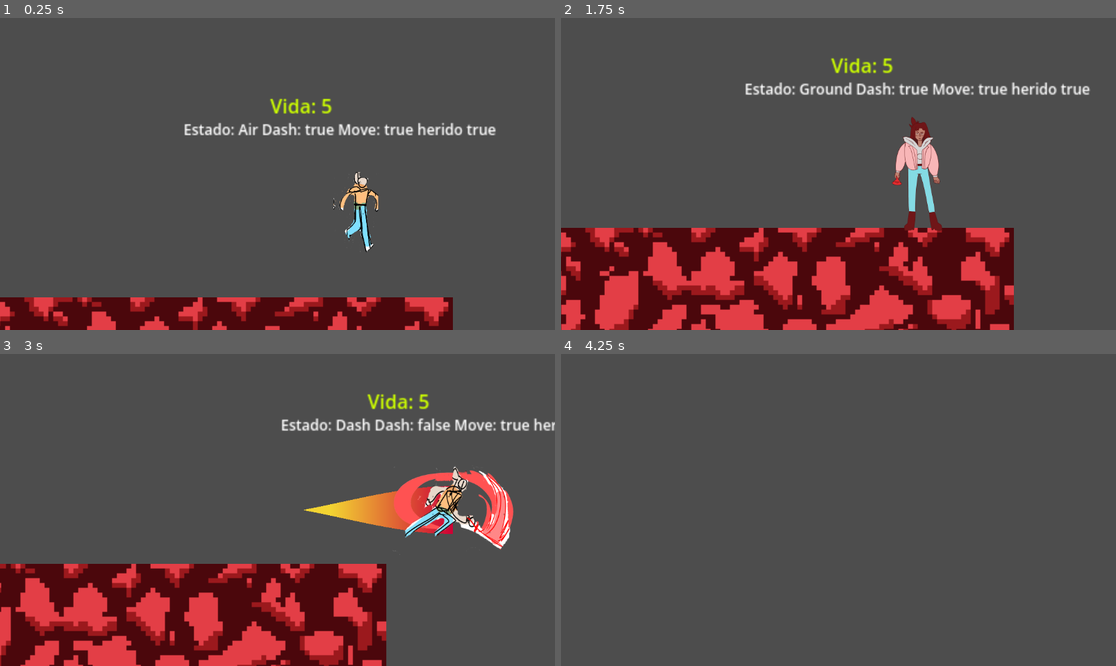
Above: before the commit, frames 1-4 (two rows, left to right).
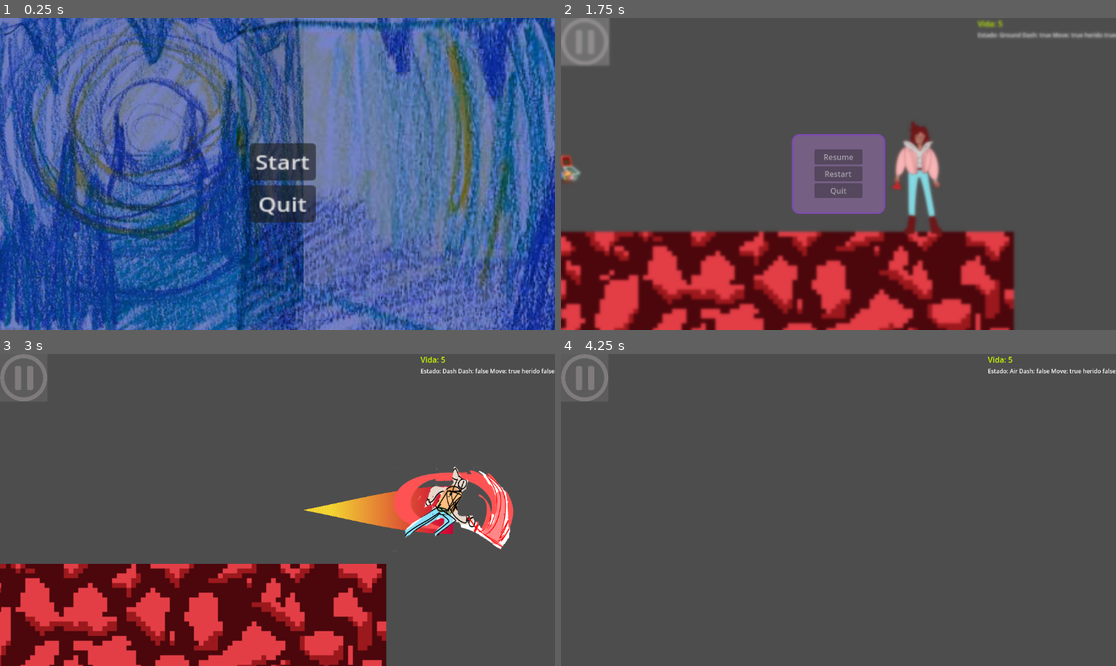
Above: after the commit, the same moments.

Repository: GuillermoC66/Interna
Game: Godot game, scene res://ESCENAS/StartMenu.tscn
Same seed, same stepped clock (60 frames per second), same inputs: the game is played once before the commit and once after it. Before the commit the project starts from res://ESCENAS/elmundo.tscn.
Inputs (mouse positions are in pixels of both pictures, inside the frame that each line leads up to):
- Up to frame 1 (0.25 s): no input
- Up to frame 2 (1.75 s): click (844, 161) at 0.5 s, where only the run after the commit has a clickable "Start"; click (583, 42) at 1.27 s
- Up to frame 3 (3 s): click (277, 494) at 2 s, where only the run after the commit has a clickable "Resume"; hold Right (ui_right) from 2.78 s (still down); hold X (dash) from 2.78 s (still down)
- Up to frame 4 (4.25 s): keep holding Right (ui_right); tap Space (ui_select) at 3.02, 3.77 s; release X (dash) at 3.53 s; tap Shift (walk) at 3.6 s

The runs differ from the first frame. In frame 1, 99% of the frame differs, in the area x 0-100%, y 0-100%; in frame 2, 16%; in frame 3, 2.1%; in frame 4, 0.7%.

Commit message:
menus
what says on the tin

Diff:
--- a/ESCENAS/Player.tscn
+++ b/ESCENAS/Player.tscn
@@ -1,10 +1,9 @@
-[gd_scene load_steps=112 format=3 uid="uid://cka2icva25c4q"]
+[gd_scene load_steps=108 format=3 uid="uid://cka2icva25c4q"]
 
 [ext_resource type="Script" path="res://SCRIPTS/Player.gd" id="1_5qni1"]
 [ext_resource type="Shape2D" uid="uid://dacdhcjw367h" path="res://RECURSOS/collisionStand.tres" id="1_u1gde"]
 [ext_resource type="Texture2D" uid="uid://c7aus3po250nc" path="res://SPRITES/AnimacionesPJ/AnimacionesTemp/idles.png" id="2_0q5o2"]
 [ext_resource type="Texture2D" uid="uid://co1oklpbp2o2n" path="res://SPRITES/AnimacionesPJ/05 Idle/IDLE_01.png" id="2_eyxdb"]
-[ext_resource type="Script" path="res://SCRIPTS/LifeLabel.gd" id="2_nv3v7"]
 [ext_resource type="Texture2D" uid="uid://fa4kwjnad1w8" path="res://SPRITES/AnimacionesPJ/AnimacionesTemp/dash.png" id="4_0rr4p"]
 [ext_resource type="Texture2D" uid="uid://bco8y6yhnyvrh" path="res://SPRITES/AnimacionesPJ/05 Idle/IDLE_02.png" id="4_s7jb4"]
 [ext_resource type="Texture2D" uid="uid://cultpwscf0xum" path="res://SPRITES/AnimacionesPJ/AnimacionesTemp/yeowch.png" id="5_0rpkc"]
@@ -33,7 +32,6 @@
 [ext_resource type="Texture2D" uid="uid://bxhgyqyvfxstr" path="res://SPRITES/AnimacionesPJ/04 Stop/STOP_07.png" id="24_00yqk"]
 [ext_resource type="Texture2D" uid="uid://bp8nrs3cxjknd" path="res://SPRITES/AnimacionesPJ/02 caminar-correr trans/CAMCORTRANS_01.png" id="26_52q4x"]
 [ext_resource type="Texture2D" uid="uid://i55m10vpg048" path="res://SPRITES/AnimacionesPJ/02 caminar-correr trans/CAMCORTRANS_02.png" id="27_4dy1l"]
-[ext_resource type="Script" path="res://SCRIPTS/debugLabel.gd" id="31_5mejc"]
 [ext_resource type="Script" path="res://SCRIPTS/StateMachine.gd" id="32_pc6an"]
 [ext_resource type="Script" path="res://SCRIPTS/GroundState.gd" id="33_av4f8"]
 [ext_resource type="Script" path="res://SCRIPTS/AirState.gd" id="34_kidm3"]
@@ -705,12 +703,6 @@
 "name": &"walk",
 "speed": 5.0
 }]
-
-[sub_resource type="LabelSettings" id="LabelSettings_abha5"]
-font_size = 12
-
-[sub_resource type="LabelSettings" id="LabelSettings_13tov"]
-font_color = Color(0.803922, 1, 0, 1)
 
 [sub_resource type="AnimationNodeAnimation" id="AnimationNodeAnimation_70lj0"]
 animation = &"IdleToWalk"
@@ -883,26 +875,6 @@
 offset = Vector2(200, 0)
 position_smoothing_enabled = true
 
-[node name="Debug" type="Label" parent="Camera2D" node_paths=PackedStringArray("maquinaEstado")]
-offset_left = 1.99999
-offset_top = -79.2
-offset_right = 106.0
-offset_bottom = -56.2
-text = "w"
-label_settings = SubResource("LabelSettings_abha5")
-script = ExtResource("31_5mejc")
-maquinaEstado = NodePath("../../StateMachine")
-
-[node name="Life" type="Label" parent="Camera2D" node_paths=PackedStringArray("player")]
-offset_left = 73.6
-offset_top = -102.0
-offset_right = 118.6
-offset_bottom = -79.0
-text = "wawa"
-label_settings = SubResource("LabelSettings_13tov")
-script = ExtResource("2_nv3v7")
-player = NodePath("../..")
-
 [node name="AnimationTree" type="AnimationTree" parent="."]
 tree_root = SubResource("AnimationNodeStateMachine_pkx8b")
 anim_player = NodePath("../AnimationPlayer")
--- /dev/null
+++ b/ESCENAS/StartMenu.gd
@@ -0,0 +1,15 @@
+extends Control
+
+@onready var test_level = preload("res://ESCENAS/elmundo.tscn") as PackedScene
+@onready var startButton : Button = $PanelContainer/VBoxContainer/StartButton
+@onready var quitButton : Button = $PanelContainer/VBoxContainer/QuitButton
+
+func _ready():
+	startButton.button_down.connect(_on_start_button_pressed)
+	quitButton.button_down.connect(_on_quit_button_pressed)
+
+func _on_start_button_pressed():
+	get_tree().change_scene_to_packed(test_level)
+
+func _on_quit_button_pressed():
+	get_tree().quit()
--- /dev/null
+++ b/ESCENAS/StartMenu.tscn
@@ -0,0 +1,89 @@
+[gd_scene load_steps=10 format=3 uid="uid://dk8nrpixe5323"]
+
+[ext_resource type="Script" path="res://ESCENAS/StartMenu.gd" id="1_01i1c"]
+[ext_resource type="Texture2D" uid="uid://d3c48xy8hr46h" path="res://RECURSOS/backchido2.bmp" id="2_fhhi1"]
+[ext_resource type="Texture2D" uid="uid://cjqpwybrggg12" path="res://RECURSOS/backchido.bmp" id="3_v7mmk"]
+
+[sub_resource type="CanvasItemMaterial" id="CanvasItemMaterial_v5ppw"]
+blend_mode = 3
+
+[sub_resource type="CanvasItemMaterial" id="CanvasItemMaterial_d1fhn"]
+blend_mode = 3
+
+[sub_resource type="Animation" id="Animation_o7r2q"]
+resource_name = "show"
+
+[sub_resource type="Animation" id="Animation_db36x"]
+length = 0.001
+
+[sub_resource type="AnimationLibrary" id="AnimationLibrary_57fi1"]
+_data = {
+"RESET": SubResource("Animation_db36x"),
+"show": SubResource("Animation_o7r2q")
+}
+
+[sub_resource type="StyleBoxFlat" id="StyleBoxFlat_gk0fb"]
+bg_color = Color(0.6, 0.6, 0.6, 0)
+
+[node name="Control" type="Control"]
+layout_mode = 3
+anchors_preset = 15
+anchor_right = 1.0
+anchor_bottom = 1.0
+grow_horizontal = 2
+grow_vertical = 2
+script = ExtResource("1_01i1c")
+
+[node name="ColorRect" type="ColorRect" parent="."]
+clip_contents = true
+layout_mode = 1
+anchors_preset = 15
+anchor_right = 1.0
+anchor_bottom = 1.0
+grow_horizontal = 2
+grow_vertical = 2
+color = Color(0.485289, 0.540444, 0.813537, 1)
+
+[node name="Backchido2" type="Sprite2D" parent="ColorRect"]
+material = SubResource("CanvasItemMaterial_v5ppw")
+position = Vector2(909, 331.063)
+scale = Vector2(2.54027, 3.19867)
+texture = ExtResource("2_fhhi1")
+
+[node name="Backchido" type="Sprite2D" parent="ColorRect"]
+material = SubResource("CanvasItemMaterial_d1fhn")
+position = Vector2(295, 309)
+scale = Vector2(1.675, 1.51327)
+texture = ExtResource("3_v7mmk")
+
+[node name="AnimationPlayer" type="AnimationPlayer" parent="."]
+libraries = {
+"": SubResource("AnimationLibrary_57fi1")
+}
+
+[node name="PanelContainer" type="PanelContainer" parent="."]
+layout_mode = 0
+offset_left = 518.0
+offset_top = 260.0
+offset_right = 564.0
+offset_bottom = 326.0
+scale = Vector2(3, 2.5)
+theme_override_styles/panel = SubResource("StyleBoxFlat_gk0fb")
+
+[node name="VBoxContainer" type="VBoxContainer" parent="PanelContainer"]
+clip_contents = true
+layout_mode = 2
+size_flags_horizontal = 4
+size_flags_vertical = 4
+
+[node name="StartButton" type="Button" parent="PanelContainer/VBoxContainer"]
+layout_mode = 2
+text = "Start"
+
+[node name="QuitButton" type="Button" parent="PanelContainer/VBoxContainer"]
+layout_mode = 2
+text = "Quit
+"
+
+[connection signal="pressed" from="PanelContainer/VBoxContainer/StartButton" to="." method="_on_start_button_pressed"]
+[connection signal="pressed" from="PanelContainer/VBoxContainer/QuitButton" to="." method="_on_quit_button_pressed"]
--- a/ESCENAS/elmundo.tscn
+++ b/ESCENAS/elmundo.tscn
@@ -1,9 +1,23 @@
-[gd_scene load_steps=5 format=3 uid="uid://dd4afugxoeau4"]
+[gd_scene load_steps=12 format=3 uid="uid://dd4afugxoeau4"]
 
 [ext_resource type="PackedScene" uid="uid://cka2icva25c4q" path="res://ESCENAS/Player.tscn" id="1_fk75c"]
 [ext_resource type="PackedScene" uid="uid://db0o73xiuq118" path="res://ESCENAS/PRIMERPISO.tscn" id="2_7xmnr"]
 [ext_resource type="PackedScene" uid="uid://buljphv8tli08" path="res://ESCENAS/enemy.tscn" id="4_jtvnr"]
 [ext_resource type="PackedScene" uid="uid://cf7mi3nvpst8a" path="res://ESCENAS/BLOQUE.tscn" id="4_qggcf"]
+[ext_resource type="PackedScene" uid="uid://d03vjcnurbj8m" path="res://ESCENAS/pauseMenu.tscn" id="5_1ykic"]
+[ext_resource type="Script" path="res://SCRIPTS/LifeLabel.gd" id="5_c63kh"]
+[ext_resource type="Script" path="res://SCRIPTS/debugLabel.gd" id="6_n733e"]
+[ext_resource type="Texture2D" uid="uid://b7dg7caw3dsb4" path="res://RECURSOS/pause-icon-sign-symbol-design-free-png.png" id="7_305xn"]
+
+[sub_resource type="LabelSettings" id="LabelSettings_qod1a"]
+font_color = Color(0.803922, 1, 0, 1)
+
+[sub_resource type="LabelSettings" id="LabelSettings_irp5r"]
+font_size = 12
+
+[sub_resource type="CanvasItemMaterial" id="CanvasItemMaterial_7plq4"]
+blend_mode = 1
+light_mode = 1
 
 [node name="ELMUNDO" type="Node2D"]
 
@@ -17,7 +31,7 @@
 scale = Vector2(0.795, 0.78)
 
 [node name="MeshInstance2D3" parent="plataformas test" instance=ExtResource("4_qggcf")]
-position = Vector2(-4833, -104)
+position = Vector2(-4969, 258)
 scale = Vector2(5, 1.5)
 
 [node name="MeshInstance2D2" parent="plataformas test" instance=ExtResource("4_qggcf")]
@@ -30,14 +44,56 @@
 [node name="plataformas test" parent="plataformas test" instance=ExtResource("2_7xmnr")]
 position = Vector2(-3070, -244)
 
+[node name="Enemies" type="Node" parent="."]
+
+[node name="Enemy" parent="Enemies" instance=ExtResource("4_jtvnr")]
+position = Vector2(239, 839)
+
+[node name="Enemy2" parent="Enemies" instance=ExtResource("4_jtvnr")]
+position = Vector2(-1463, 304)
+
+[node name="Enemy4" parent="Enemies" instance=ExtResource("4_jtvnr")]
+position = Vector2(-3727, -123)
+
+[node name="Enemy3" parent="Enemies" instance=ExtResource("4_jtvnr")]
+position = Vector2(-3135, 294)
+
 [node name="Player" parent="." instance=ExtResource("1_fk75c")]
 position = Vector2(974, 667)
 
-[node name="Enemy3" parent="." instance=ExtResource("4_jtvnr")]
-position = Vector2(-3580, -67)
+[node name="GUITest" type="CanvasLayer" parent="."]
 
-[node name="Enemy" parent="." instance=ExtResource("4_jtvnr")]
-position = Vector2(-1463, 304)
+[node name="VBoxContainer" type="VBoxContainer" parent="GUITest"]
+anchors_preset = 1
+anchor_left = 1.0
+anchor_right = 1.0
+offset_left = -45.0
+offset_bottom = 44.0
+grow_horizontal = 0
+size_flags_horizontal = 4
+size_flags_vertical = 0
 
-[node name="Enemy2" parent="." instance=ExtResource("4_jtvnr")]
-position = Vector2(-3135, 294)
+[node name="Life" type="Label" parent="GUITest/VBoxContainer" node_paths=PackedStringArray("player")]
+layout_mode = 2
+text = "wawa"
+label_settings = SubResource("LabelSettings_qod1a")
+script = ExtResource("5_c63kh")
+player = NodePath("../../../Player")
+
+[node name="Debug" type="Label" parent="GUITest/VBoxContainer" node_paths=PackedStringArray("player")]
+layout_mode = 2
+text = "w"
+label_settings = SubResource("LabelSettings_irp5r")
+script = ExtResource("6_n733e")
+player = NodePath("../../../Player")
+
+[node name="Button" type="Button" parent="GUITest"]
+material = SubResource("CanvasItemMaterial_7plq4")
+offset_right = 8.0
+offset_bottom = 8.0
+scale = Vector2(0.1, 0.1)
+icon = ExtResource("7_305xn")
+
+[node name="Control" parent="GUITest" instance=ExtResource("5_1ykic")]
+
+[connection signal="pressed" from="GUITest/Button" to="GUITest/Control" method="_on_button_pressed"]
--- /dev/null
+++ b/ESCENAS/pauseMenu.tscn
@@ -0,0 +1,146 @@
+[gd_scene load_steps=8 format=3 uid="uid://d03vjcnurbj8m"]
+
+[ext_resource type="Script" path="res://SCRIPTS/pauseMenu.gd" id="1_egb8n"]
+[ext_resource type="Shader" path="res://SCRIPTS/pauseMenu.gdshader" id="2_5pm2s"]
+
+[sub_resource type="ShaderMaterial" id="ShaderMaterial_807pi"]
+shader = ExtResource("2_5pm2s")
+shader_parameter/lod = 1.57
+
+[sub_resource type="StyleBoxFlat" id="StyleBoxFlat_52ggv"]
+bg_color = Color(0.780392, 0.517647, 0.945098, 0.572549)
+border_width_left = 6
+border_width_top = 6
+border_width_right = 6
+border_width_bottom = 6
+border_color = Color(0.620324, 0.247446, 1, 1)
+border_blend = true
+corner_radius_top_left = 15
+corner_radius_top_right = 15
+corner_radius_bottom_right = 15
+corner_radius_bottom_left = 15
+
+[sub_resource type="Animation" id="Animation_a4vi0"]
+length = 0.001
+tracks/0/type = "value"
+tracks/0/imported = false
+tracks/0/enabled = true
+tracks/0/path = NodePath("PanelContainer:modulate")
+tracks/0/interp = 1
+tracks/0/loop_wrap = true
+tracks/0/keys = {
+"times": PackedFloat32Array(0),
+"transitions": PackedFloat32Array(1),
+"update": 0,
+"values": [Color(1, 1, 1, 1)]
+}
+tracks/1/type = "value"
+tracks/1/imported = false
+tracks/1/enabled = true
+tracks/1/path = NodePath("ColorRect:modulate")
+tracks/1/interp = 1
+tracks/1/loop_wrap = true
+tracks/1/keys = {
+"times": PackedFloat32Array(0),
+"transitions": PackedFloat32Array(1),
+"update": 0,
+"values": [Color(1, 1, 1, 1)]
+}
+
+[sub_resource type="Animation" id="Animation_ev3el"]
+resource_name = "blur"
+length = 0.666675
+step = 0.0833333
+tracks/0/type = "value"
+tracks/0/imported = false
+tracks/0/enabled = true
+tracks/0/path = NodePath("PanelContainer:modulate")
+tracks/0/interp = 1
+tracks/0/loop_wrap = true
+tracks/0/keys = {
+"times": PackedFloat32Array(0, 0.666667),
+"transitions": PackedFloat32Array(1, 0.133972),
+"update": 0,
+"values": [Color(1, 1, 1, 0), Color(1, 1, 1, 1)]
+}
+tracks/1/type = "value"
+tracks/1/imported = false
+tracks/1/enabled = true
+tracks/1/path = NodePath("ColorRect:modulate")
+tracks/1/interp = 1
+tracks/1/loop_wrap = true
+tracks/1/keys = {
+"times": PackedFloat32Array(0, 0.666666),
+"transitions": PackedFloat32Array(1, 0.13),
+"update": 0,
+"values": [Color(1, 1, 1, 0), Color(1, 1, 1, 1)]
+}
+
+[sub_resource type="AnimationLibrary" id="AnimationLibrary_5jekt"]
+_data = {
+"RESET": SubResource("Animation_a4vi0"),
+"blur": SubResource("Animation_ev3el")
+}
+
+[node name="Control" type="Control"]
+process_mode = 3
+clip_contents = true
+layout_mode = 3
+anchors_preset = 15
+anchor_right = 1.0
+anchor_bottom = 1.0
+grow_horizontal = 2
+grow_vertical = 2
+script = ExtResource("1_egb8n")
+
+[node name="ColorRect" type="ColorRect" parent="."]
+material = SubResource("ShaderMaterial_807pi")
+layout_mode = 1
+anchors_preset = 15
+anchor_right = 1.0
+anchor_bottom = 1.0
+grow_horizontal = 2
+grow_vertical = 2
+
+[node name="PanelContainer" type="PanelContainer" parent="."]
+layout_mode = 1
+anchors_preset = 8
+anchor_left = 0.5
+anchor_top = 0.5
+anchor_right = 0.5
+anchor_bottom = 0.5
+offset_left = -97.0
+offset_top = -83.0
+offset_right = 97.0
+offset_bottom = 83.0
+grow_horizontal = 2
+grow_vertical = 2
+theme_override_styles/panel = SubResource("StyleBoxFlat_52ggv")
+
+[node name="VBoxContainer" type="VBoxContainer" parent="PanelContainer"]
+custom_minimum_size = Vector2(100, 150)
+layout_mode = 2
+size_flags_horizontal = 4
+size_flags_vertical = 4
+alignment = 1
+
+[node name="ResumeButton" type="Button" parent="PanelContainer/VBoxContainer"]
+layout_mode = 2
+text = "Resume"
+
+[node name="RestartButton" type="Button" parent="PanelContainer/VBoxContainer"]
+layout_mode = 2
+text = "Restart"
+
+[node name="QuitButton" type="Button" parent="PanelContainer/VBoxContainer"]
+layout_mode = 2
+text = "Quit"
+
+[node name="AnimationPlayer" type="AnimationPlayer" parent="."]
+libraries = {
+"": SubResource("AnimationLibrary_5jekt")
+}
+
+[connection signal="pressed" from="PanelContainer/VBoxContainer/ResumeButton" to="." method="_on_resume_button_pressed"]
+[connection signal="pressed" from="PanelContainer/VBoxContainer/RestartButton" to="." method="_on_restart_button_pressed"]
+[connection signal="pressed" from="PanelContainer/VBoxContainer/QuitButton" to="." method="_on_quit_button_pressed"]
--- a/SCRIPTS/GroundState.gd
+++ b/SCRIPTS/GroundState.gd
@@ -62,6 +62,7 @@
 
 #Regresar la CollisionShape a su forma original
 func stopCrouch():
+	timer.stop()
 	character.camera.position= Vector2(-145, 0)
 	stateMachine.can_move = true
 	hurtbox.position.y = 0
--- a/SCRIPTS/debugLabel.gd
+++ b/SCRIPTS/debugLabel.gd
@@ -1,6 +1,8 @@
 extends Label
 
-@export var maquinaEstado : StateMachine
+@export var player : CharacterBody2D
+
 # Called every frame. 'delta' is the elapsed time since the previous frame.
 func _process(_delta):
+	var maquinaEstado = player.stateMachine
 	text = "Estado: " + maquinaEstado.current_state.name + 	" Dash: " + str(maquinaEstado.can_dash) + " Move: " + str(maquinaEstado.can_move) + " herido " + str(maquinaEstado.can_getHurt)
--- /dev/null
+++ b/SCRIPTS/pauseMenu.gd
@@ -0,0 +1,37 @@
+extends Control
+
+@onready var animacion : AnimationPlayer = $AnimationPlayer
+
+func resume():
+	get_tree().paused = false
+	animacion.play_backwards("blur")
+
+func pause():
+	get_tree().paused = true
+	animacion.play("blur")
+
+func escKey():
+	if Input.is_action_just_pressed("esc"):
+		if !get_tree().paused:
+			pause()
+		else:
+			resume()
+
+func _on_resume_button_pressed():
+	resume()
+
+func _on_restart_button_pressed():
+	get_tree().reload_current_scene()
+
+func _process(_delta):
+	if !get_tree().paused:
+		self.hide()
+	else:
+		self.show()
+	escKey()
+
+func _on_quit_button_pressed():
+	get_tree().quit()
+
+func _on_button_pressed():
+	pause()
--- /dev/null
+++ b/SCRIPTS/pauseMenu.gdshader
@@ -0,0 +1,10 @@
+shader_type canvas_item;
+
+uniform sampler2D SCREEN_TEXTURE: hint_screen_texture, filter_linear_mipmap;
+
+uniform float lod: hint_range(0.0, 5) = 0.0;
+
+void fragment() {
+	vec4 color = texture(SCREEN_TEXTURE, SCREEN_UV, lod);
+	COLOR = color;
+}
--- a/project.godot
+++ b/project.godot
@@ -11,7 +11,7 @@
 [application]
 
 config/name="Bro-literal-el-juego-bro"
-run/main_scene="res://ESCENAS/elmundo.tscn"
+run/main_scene="res://ESCENAS/StartMenu.tscn"
 config/features=PackedStringArray("4.2", "Mobile")
 config/icon="res://TEXTURAS/PERSONA5/icon.svg"
 
@@ -84,6 +84,11 @@
 "events": [Object(InputEventKey,"resource_local_to_scene":false,"resource_name":"","device":-1,"window_id":0,"alt_pressed":false,"shift_pressed":false,"ctrl_pressed":false,"meta_pressed":false,"pressed":false,"keycode":0,"physical_keycode":88,"key_label":0,"unicode":120,"echo":false,"script":null)
 ]
 }
+esc={
+"deadzone": 0.5,
+"events": [Object(InputEventKey,"resource_local_to_scene":false,"resource_name":"","device":-1,"window_id":0,"alt_pressed":false,"shift_pressed":false,"ctrl_pressed":false,"meta_pressed":false,"pressed":false,"keycode":0,"physical_keycode":4194305,"key_label":0,"unicode":0,"echo":false,"script":null)
+]
+}
 
 [rendering]
 
Binary file added: RECURSOS/backchido.bmp
Not shown, added: RECURSOS/backchido.bmp.import
Binary file added: RECURSOS/backchido2.bmp
Not shown, added: RECURSOS/backchido2.bmp.import
Binary file added: RECURSOS/pause-icon-sign-symbol-design-free-png.png
Not shown, added: RECURSOS/pause-icon-sign-symbol-design-free-png.png.import
